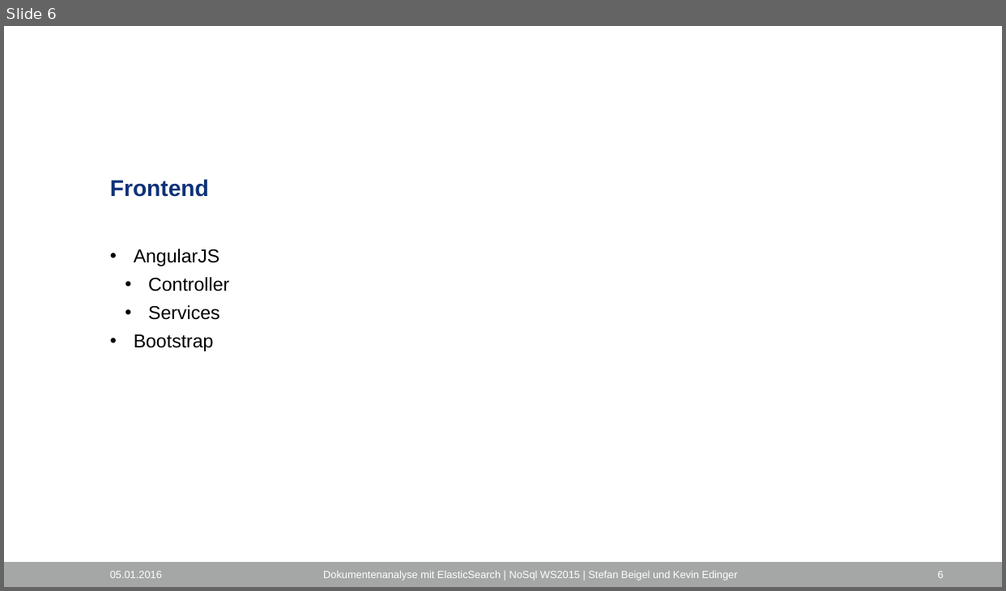
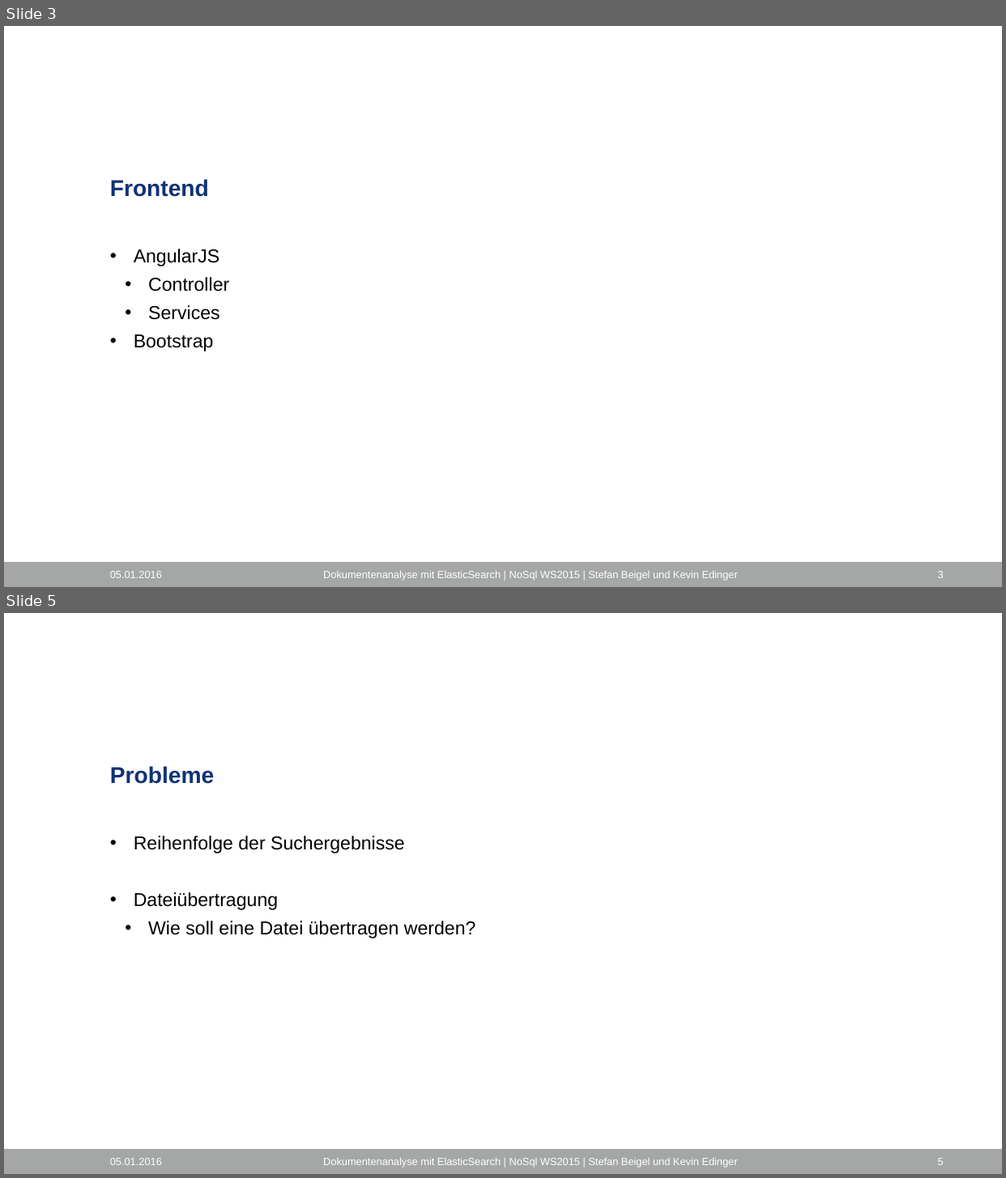
Before and after one commit to stefan0001/hochschule_nosql, a slide deck: presentation.pptx. Shown one above the other, each under a label of ours: slide 6 before the commit, slides 3 and 5 after it; the slides between them are not shown. The pictures are 1006x591 and 1006x1178 pixels, drawn with LibreOffice and Linux fonts; fonts in the diff are those of the drawing; background and template pictures are left out. Boxes give left, top, right and bottom in pixels: in the first picture for what was removed or moved away, otherwise in the second. Text is boxed around its words. In the diff, an @@ line names an element or a change of style, - is before the commit and + after.

```diff
--- a/presentation.pptx
+++ b/presentation.pptx
@@ slide 5 added at box(4, 613, 1002, 1174), background #FFFFFF; not listed: 1 template element that a slide beside it also shows @@
@@ title added at box(110, 766, 214, 784), 22 pt, text #0F3277, bold @@
+Probleme
@@ text added at box(134, 836, 476, 939), 18 pt, text #000000 @@
+• Reihenfolge der Suchergebnisse
+• Dateiübertragung
+  • Wie soll eine Datei übertragen werden?
@@ text added at box(110, 1158, 162, 1165), 10 pt, text #FFFFFF @@
+05.01.2016
@@ text added at box(323, 1158, 738, 1168), 10 pt, text #FFFFFF @@
+Dokumentenanalyse mit ElasticSearch | NoSql WS2015 | Stefan Beigel und Kevin Edinger
@@ page number added at box(938, 1158, 944, 1165), 10 pt, text #FFFFFF @@
+5
@@ what was slide 6 is now slide 3 @@
@@ page number at box(938, 571, 944, 578): text changed @@
-6
+3
```
Also in this commit, not shown: 1 slide changed, 1 other slide added, 1 other file.
